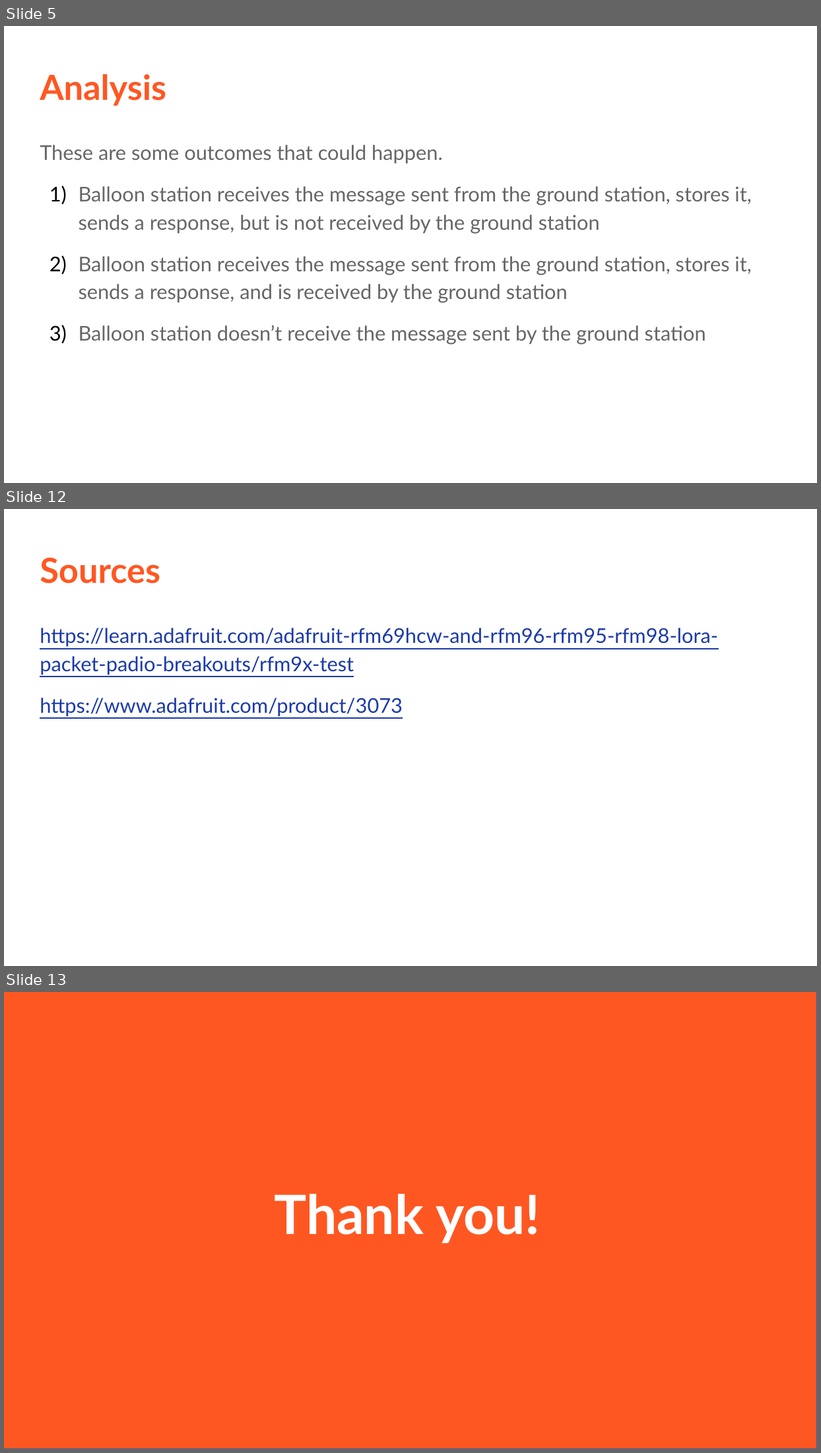
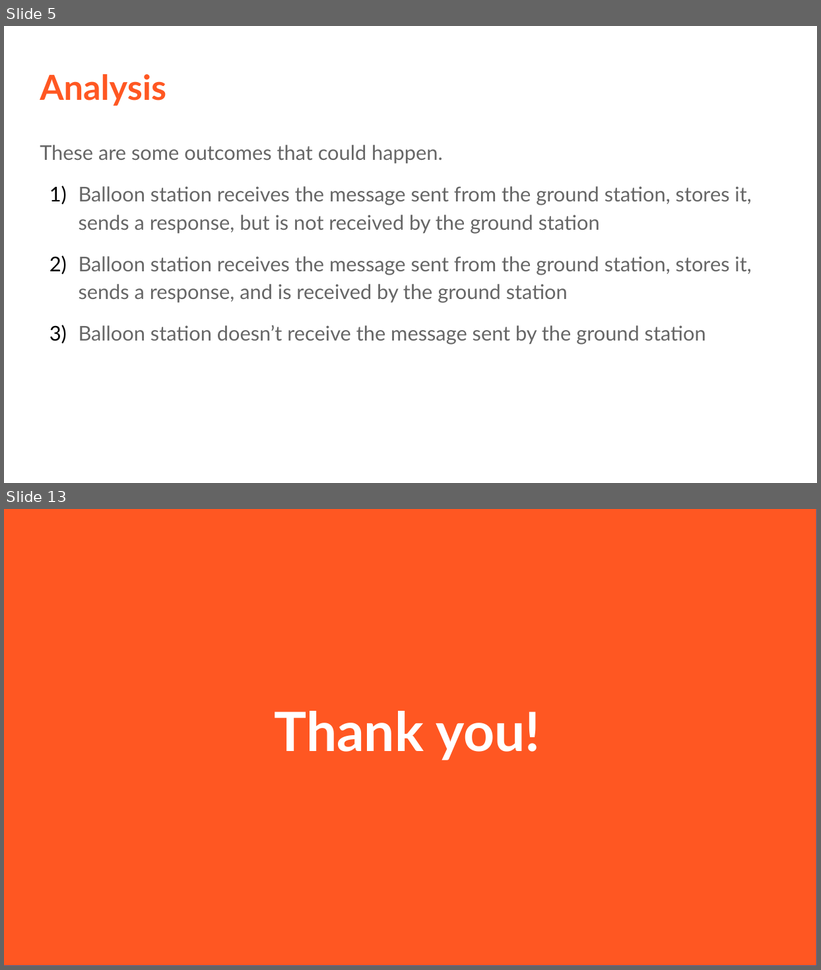
Before and after one commit to stratoscience25/arduino-workshop-logan, a slide deck: Ham xposition presentation/LoganCaramanna_Presentation.odp. Shown one above the other, each under a label of ours: slides 5, 12 and 13 before the commit, slides 5 and 13 after it; the slides between them are not shown. The pictures are 821x1453 and 821x970 pixels, drawn with LibreOffice and Linux fonts; fonts in the diff are those of the drawing. Boxes give left, top, right and bottom in pixels: in the first picture for what was removed or moved away, otherwise in the second. Text is boxed around its words. In the diff, an @@ line names an element or a change of style, - is before the commit and + after.

```diff
--- a/Ham xposition presentation/LoganCaramanna_Presentation.odp
+++ b/Ham xposition presentation/LoganCaramanna_Presentation.odp
@@ slide 12 removed at (4, 509, 817, 966), background #FFFFFF @@
@@ title removed at (40, 557, 160, 584) @@
-Sources
@@ text removed at (40, 628, 718, 717) @@
-https://learn.adafruit.com/adafruit-rfm69hcw-and-rfm96-rfm95-rfm98-lora-packet-padio-breakouts/rfm9x-test
-https://www.adafruit.com/product/3073
```
Also in this commit, not shown: 8 slides changed, 2 slides added, 6 other slides removed, 4 other files.
